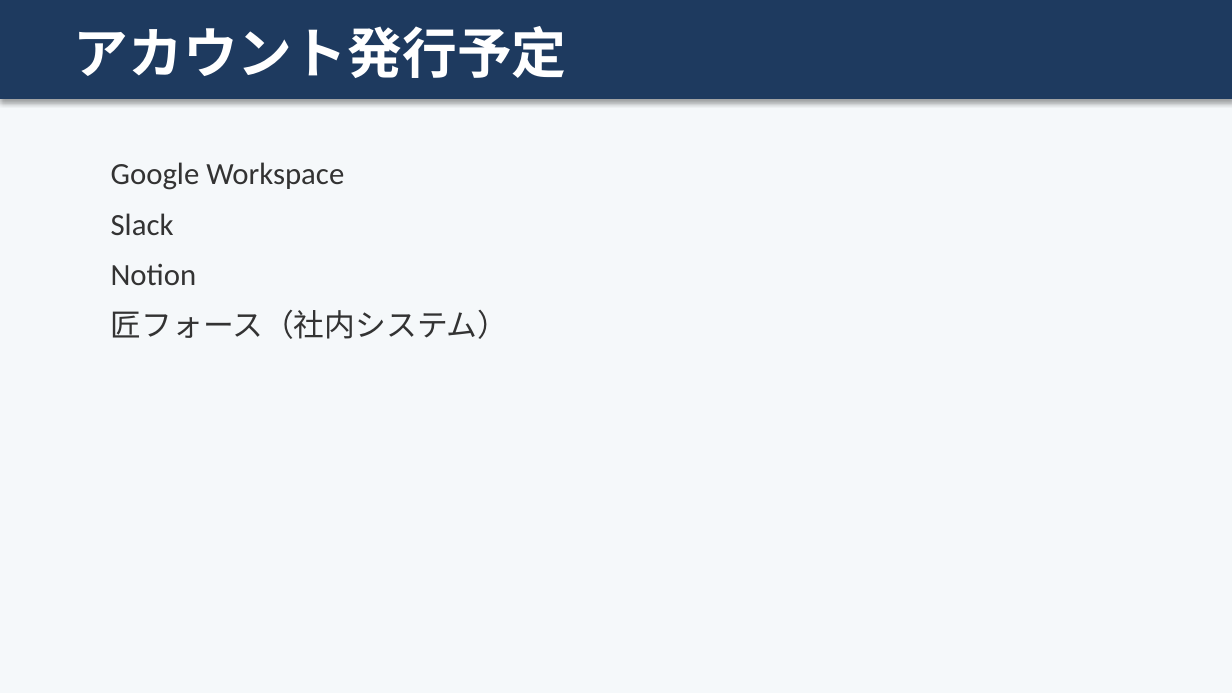
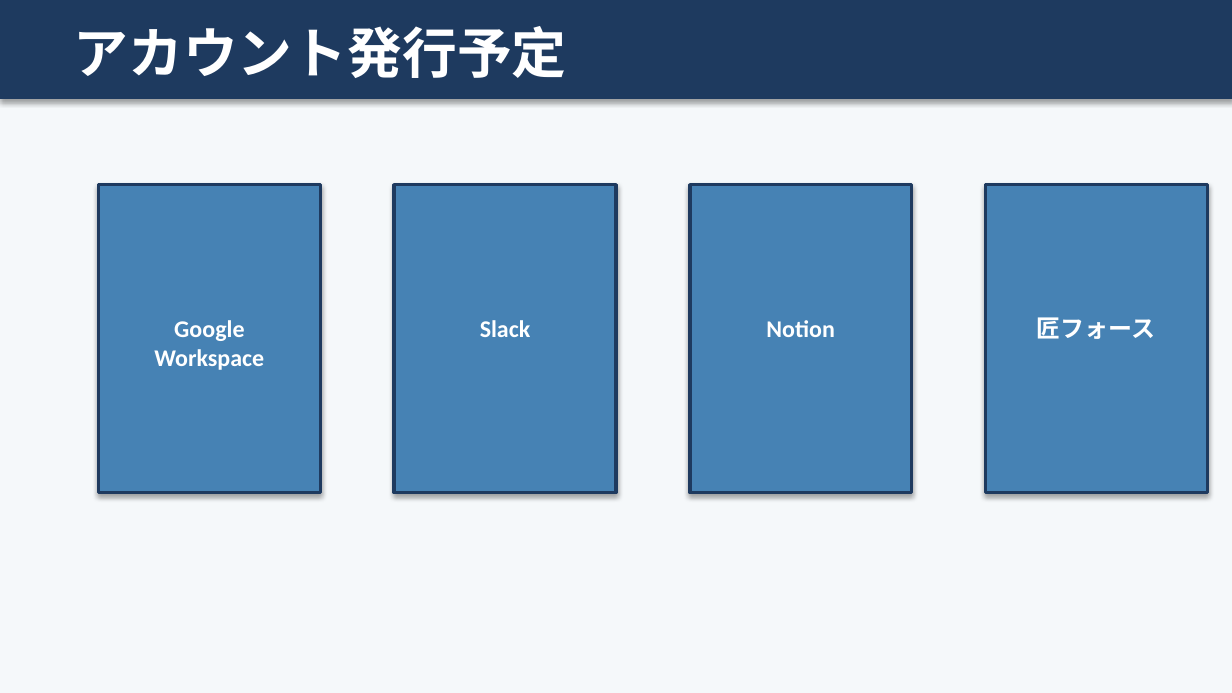
Before and after one commit to shoichitsuno-collab/MySpace_Shoichi-Tsuno, a slide deck: slide 10 of 匠技研工業プロジェクト_オンボーディング計画.pptx. Drawn at 1232x693 pixels with LibreOffice and Linux fonts; fonts in the diff are those of the drawing. Boxes give left, top, right and bottom in pixels: in the first picture for what was removed or moved away, otherwise in the second. Text is boxed around its words. In the diff, an @@ line names an element or a change of style, - is before the commit and + after.

```diff
--- a/匠技研工業プロジェクト_オンボーディング計画.pptx
+++ b/匠技研工業プロジェクト_オンボーディング計画.pptx
@@ text removed at <box>111,162,509,339</box> @@
-Google Workspace
-Slack
-Notion
-匠フォース（社内システム）
@@ rectangle added at <box>99,185,320,493</box>, fill #4682B4, outline #1E3A5F 2 pt @@
@@ rectangle added at <box>394,185,616,493</box>, fill #4682B4, outline #1E3A5F 2 pt @@
@@ rectangle added at <box>690,185,912,493</box>, fill #4682B4, outline #1E3A5F 2 pt @@
@@ rectangle added at <box>986,185,1207,493</box>, fill #4682B4, outline #1E3A5F 2 pt @@
@@ text added at <box>154,320,264,370</box>, 14 pt, text #FFFFFF, bold @@
+Google Workspace
@@ text added at <box>480,320,531,337</box>, 14 pt, text #FFFFFF, bold @@
+Slack
@@ text added at <box>766,320,834,337</box>, 14 pt, text #FFFFFF, bold @@
+Notion
@@ text added at <box>1037,317,1156,339</box>, 14 pt, text #FFFFFF, bold @@
+匠フォース
```
Also in this commit, not shown: 12 other slides changed.
